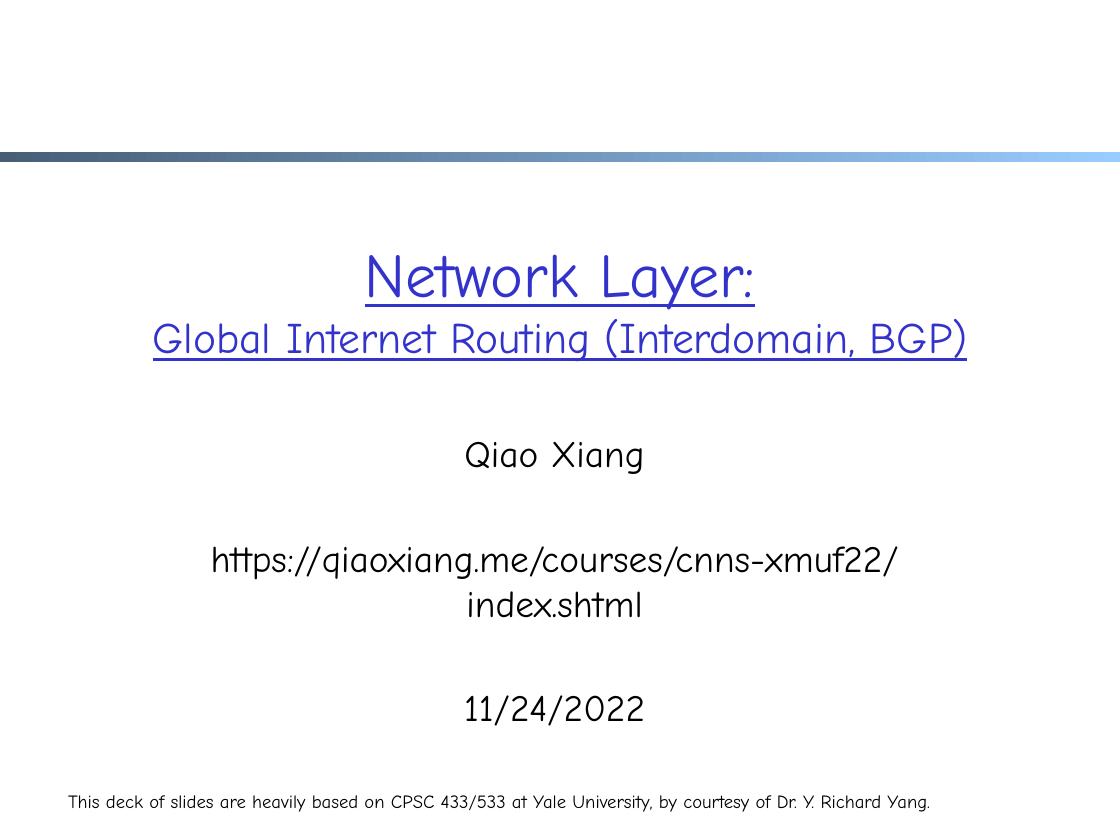
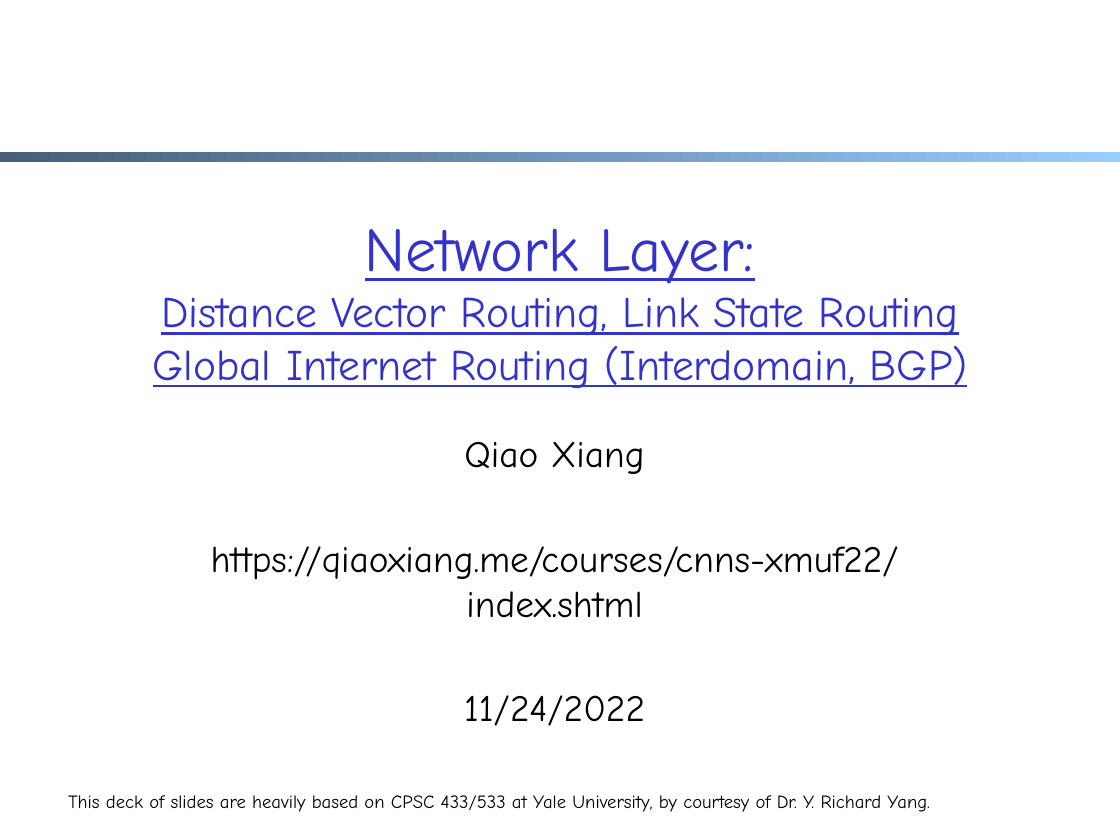
Before and after one commit to xiangq27/xiangq27.github.io, a slide deck: slide 1 of courses/cnns-xmuf22/files/lectures/network-internetworking.pptx. Drawn at 1120x840 pixels with LibreOffice and Linux fonts; fonts in the diff are those of the drawing. Boxes give left, top, right and bottom in pixels: in the first picture for what was removed or moved away, otherwise in the second. Text is boxed around its words. In the diff, an @@ line names an element or a change of style, - is before the commit and + after.

```diff
--- a/courses/cnns-xmuf22/files/lectures/network-internetworking.pptx
+++ b/courses/cnns-xmuf22/files/lectures/network-internetworking.pptx
@@ title at [153, 228, 968, 388]: text changed @@
-Network Layer:
-Global Internet Routing (Interdomain, BGP)
+Network Layer:
+Distance Vector Routing, Link State Routing
+Global Internet Routing (Interdomain, BGP)
```
Also in this commit, not shown: 2 other slides changed, 12 other files.
